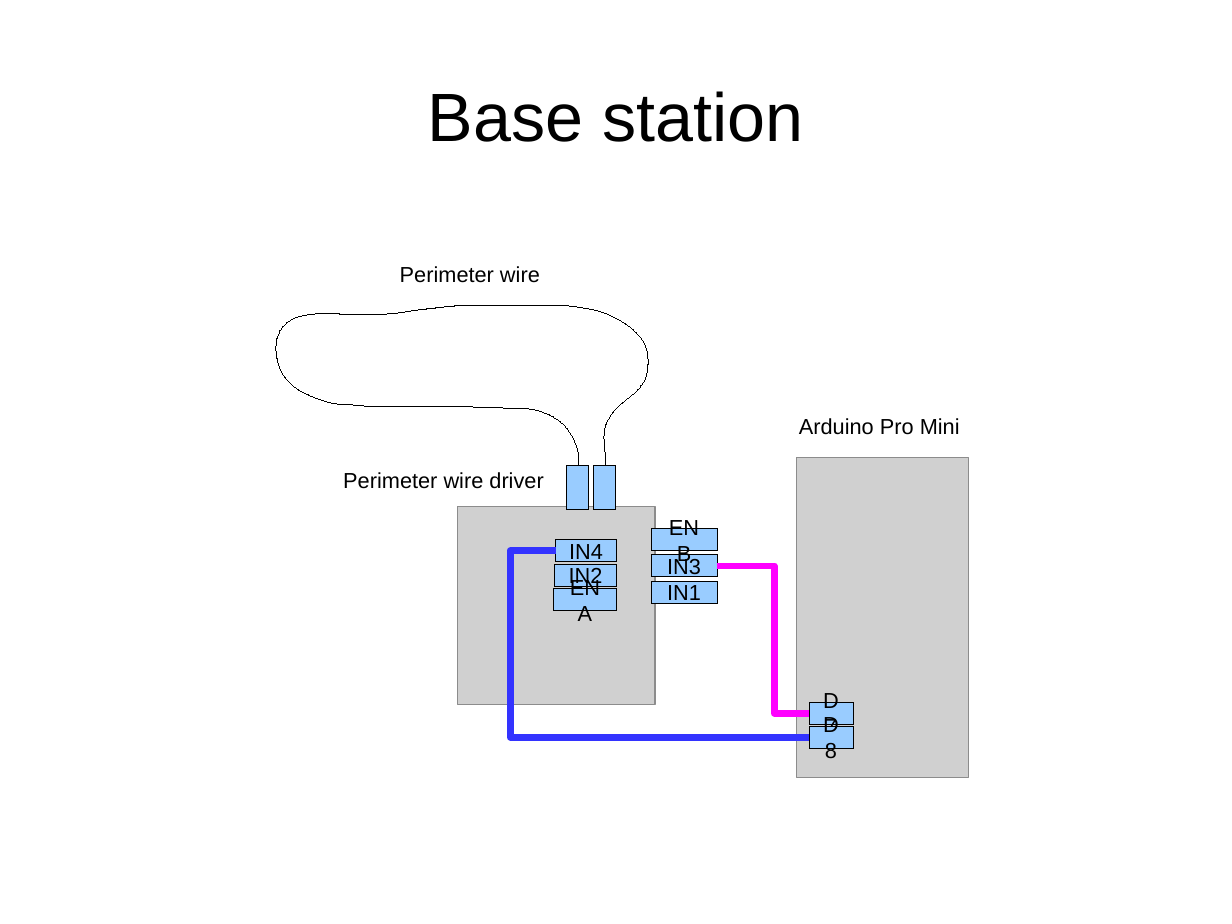
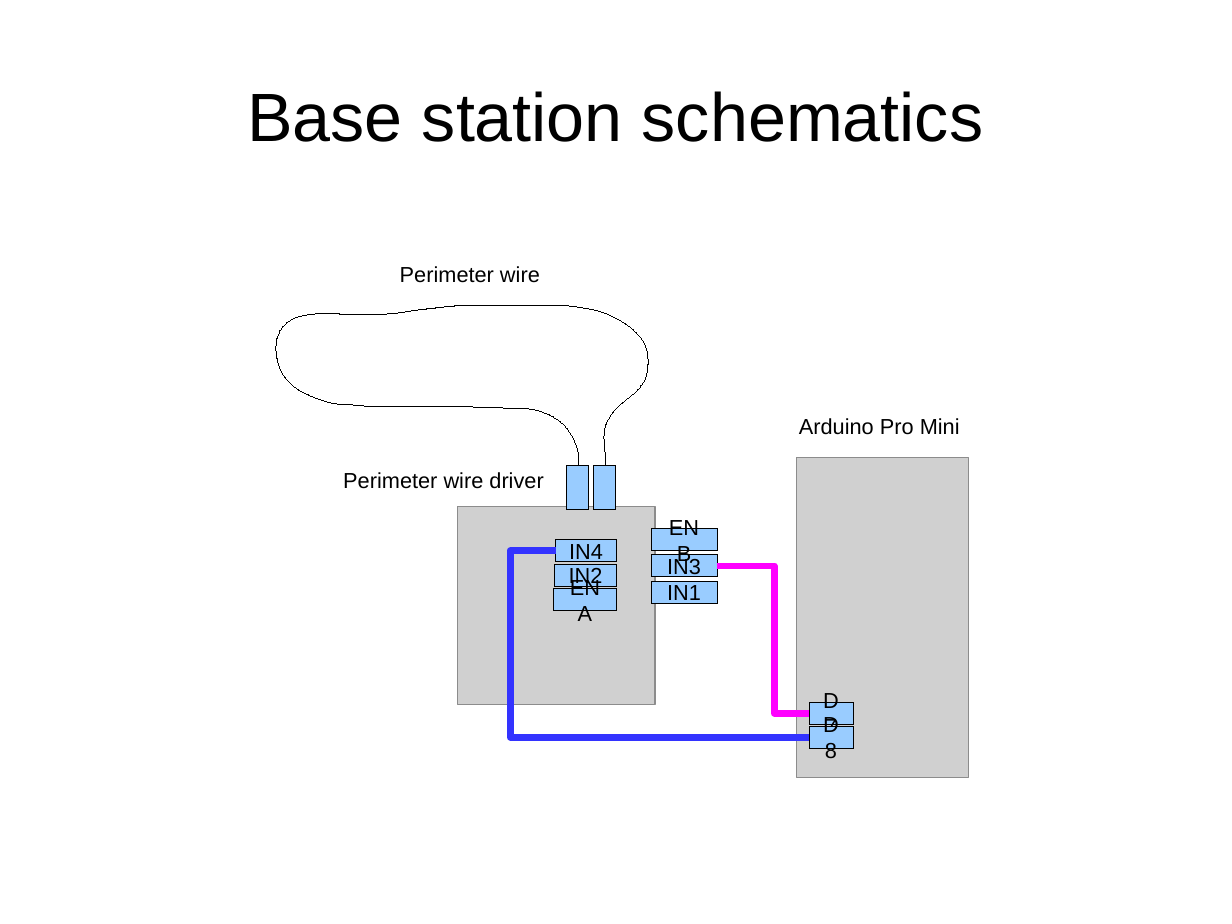
Before and after one commit to eerimoq/romeo, a slide deck: slide 3 of doc/schematics.odp. Drawn at 1232x924 pixels with LibreOffice and Linux fonts; fonts in the diff are those of the drawing; grey boxes stand for pictures. Boxes give left, top, right and bottom in pixels: in the first picture for what was removed or moved away, otherwise in the second. Text is boxed around its words. In the diff, an @@ line names an element or a change of style, - is before the commit and + after.

```diff
--- a/doc/schematics.odp
+++ b/doc/schematics.odp
@@ title at (247, 91, 983, 142): text changed @@
-Base station
+Base station schematics
```
Also in this commit, not shown: 2 other slides changed, 6 other files.
